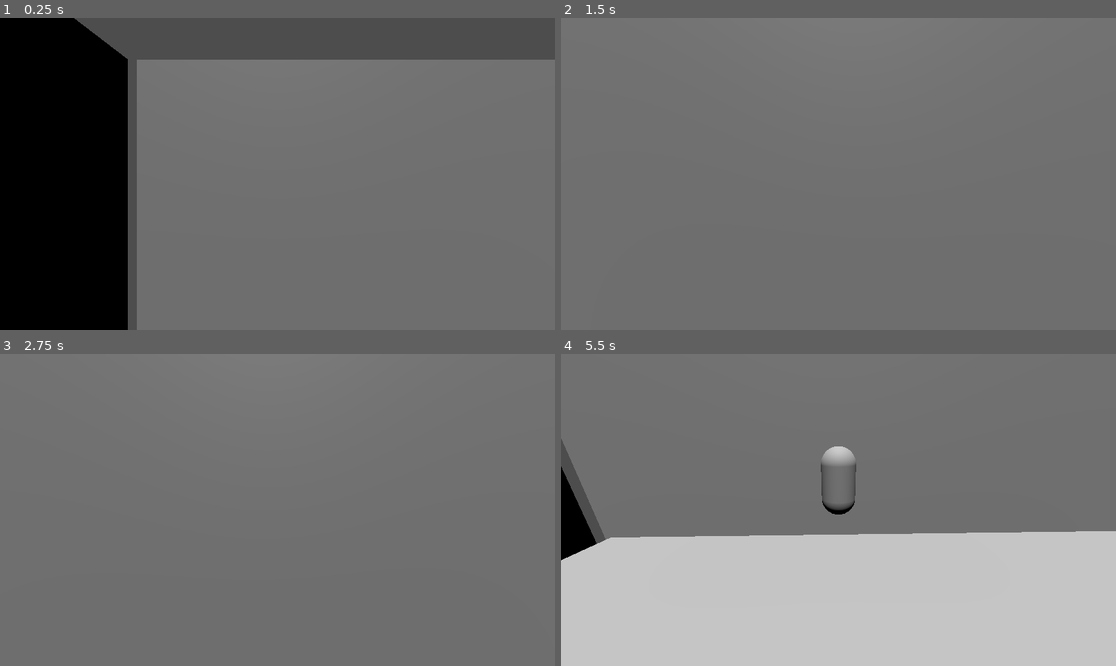
Above: before the commit, frames 1-4 (two rows, left to right).
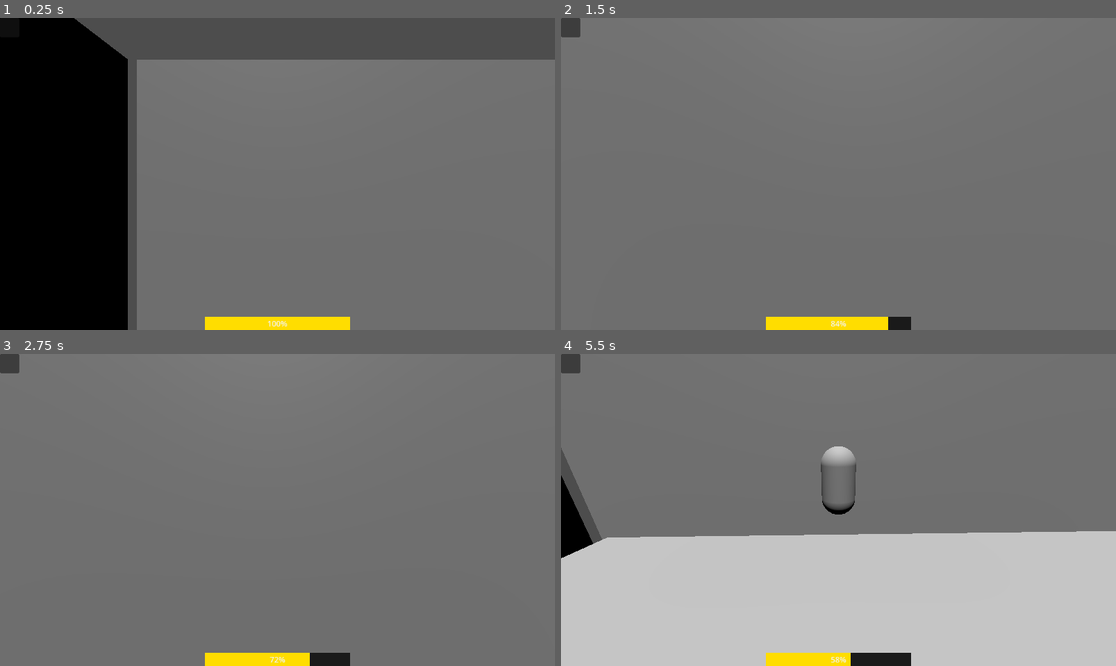
Above: after the commit, the same moments.

Repository: natmar68-cmyk/Rat_Trap
Game: Godot game, scene res://Scenes/kitchen.tscn
Same seed, same stepped clock (60 frames per second), same inputs: the game is played once before the commit and once after it.
Inputs (mouse positions are in pixels of both pictures, inside the frame that each line leads up to):
- Up to frame 1 (0.25 s): no input
- Up to frame 2 (1.5 s): move the mouse to (866, 174) at 0.52 s; hold Ctrl (sprint) 0.53-1.28 s; hold W (move_forward) from 0.53 s (still down); tap Space (jump) at 0.77, 0.8, 1.07, 1.35 s; move the mouse to (810, 174) at 1.27 s
- Up to frame 3 (2.75 s): keep holding W (move_forward); tap Space (jump) at 1.52, 1.82, 2.3 s; tap Ctrl (sprint) at 1.55 s; move the mouse to (288, 503) at 2.02 s; hold Ctrl (sprint) from 2.03 s (still down)
- Up to frame 4 (5.5 s): keep holding W (move_forward); move the mouse to (832, 516) at 2.77 s; release Ctrl (sprint) at 2.78 s; tap F (toggle_camera) at 2.85 s; tap Space (jump) at 3.02, 3.32, 3.77, 3.8, 4.07, 4.35, 4.52, 4.82, 5.3 s; tap Ctrl (sprint) at 3.05, 4.55 s; move the mouse to (877, 513) at 3.52 s; hold Ctrl (sprint) 3.53-4.28 s; move the mouse to (794, 506) at 4.27 s; move the mouse to (844, 510) at 5.02 s; hold Ctrl (sprint) from 5.03 s (still down)

The runs differ from the first frame. In frame 1, 1.1% of the frame differs, in the area x 36-64%, y 95-100%; in frame 2, 1.3%; in frame 3, 1.3%; in frame 4, 1.8%, in the area x 0-93%, y 0-100%.

Commit message:
Stamina Bar For Sprinting Works

Diff:
--- a/Scenes/player.tscn
+++ b/Scenes/player.tscn
@@ -8,6 +8,13 @@
 radius = 0.2
 
 [sub_resource type="CapsuleMesh" id="CapsuleMesh_v0iea"]
+
+[sub_resource type="StyleBoxFlat" id="StyleBoxFlat_v0iea"]
+bg_color = Color(0.101960786, 0.101960786, 0.101960786, 1)
+
+[sub_resource type="StyleBoxFlat" id="StyleBoxFlat_cvnsp"]
+bg_color = Color(1, 0.8666667, 0, 1)
+corner_detail = 6
 
 [node name="Player" type="CharacterBody3D" unique_id=757251869]
 script = ExtResource("1_v0iea")
@@ -29,3 +36,33 @@
 
 [node name="MeshInstance3D" type="MeshInstance3D" parent="." unique_id=1447038475]
 mesh = SubResource("CapsuleMesh_v0iea")
+
+[node name="CanvasLayer" type="CanvasLayer" parent="." unique_id=1183112665]
+
+[node name="Control" type="Control" parent="CanvasLayer" unique_id=1884782029]
+layout_mode = 3
+anchors_preset = 0
+offset_right = 40.0
+offset_bottom = 40.0
+
+[node name="Panel" type="Panel" parent="CanvasLayer/Control" unique_id=1266378286]
+layout_mode = 0
+offset_right = 40.0
+offset_bottom = 40.0
+
+[node name="ProgressBar" type="ProgressBar" parent="CanvasLayer/Control" unique_id=814686111]
+custom_minimum_size = Vector2(300, 20)
+layout_mode = 1
+anchors_preset = 7
+anchor_left = 0.5
+anchor_top = 1.0
+anchor_right = 0.5
+anchor_bottom = 1.0
+offset_left = 406.0
+offset_top = 581.0
+offset_right = 706.0
+offset_bottom = 608.0
+grow_horizontal = 2
+grow_vertical = 0
+theme_override_styles/background = SubResource("StyleBoxFlat_v0iea")
+theme_override_styles/fill = SubResource("StyleBoxFlat_cvnsp")
--- a/Scripts/player.gd
+++ b/Scripts/player.gd
@@ -10,9 +10,17 @@
 const MOUSE_SENSITIVITY = 0.002
 const PITCH_LIMIT = deg_to_rad(89)
 
+# Stamina
+const STAMINA_MAX = 100.0
+const STAMINA_DRAIN = 25.0
+const STAMINA_REGEN = 15.0
+var stamina := STAMINA_MAX
+var exhausted := false  # locked out of sprinting until full regen
+
 @onready var head: Node3D = $Head
 @onready var fp_camera: Camera3D = $Head/Camera3D
 @onready var body_mesh: MeshInstance3D = $MeshInstance3D
+@onready var stamina_bar: ProgressBar = $CanvasLayer/Control/ProgressBar
 
 var tp_camera: Camera3D = null
 var is_first_person := true
@@ -24,9 +32,10 @@
 		tp_camera = spring_arm.get_node_or_null("Camera3D")
 	fp_camera.make_current()
 	body_mesh.visible = false
+	stamina_bar.max_value = STAMINA_MAX
+	stamina_bar.value = stamina
 
 func _input(event: InputEvent) -> void:
-	# Toggle first/third person
 	if Input.is_action_just_pressed("toggle_camera"):
 		if tp_camera == null:
 			print("No third person camera found! Check your scene tree.")
@@ -39,13 +48,11 @@
 			tp_camera.make_current()
 			body_mesh.visible = true
 
-	# Mouse look
 	if event is InputEventMouseMotion and Input.get_mouse_mode() == Input.MOUSE_MODE_CAPTURED:
 		rotate_y(-event.relative.x * MOUSE_SENSITIVITY)
 		head.rotate_x(-event.relative.y * MOUSE_SENSITIVITY)
 		head.rotation.x = clamp(head.rotation.x, -PITCH_LIMIT, PITCH_LIMIT)
 
-	# Toggle mouse capture
 	if Input.is_action_just_pressed("ui_cancel"):
 		if Input.get_mouse_mode() == Input.MOUSE_MODE_CAPTURED:
 			Input.set_mouse_mode(Input.MOUSE_MODE_VISIBLE)
@@ -57,16 +64,21 @@
 	if not is_on_floor():
 		velocity.y -= GRAVITY * delta
 
-	# Debug
-	if Input.is_action_just_pressed("jump"):
-		print("jump pressed, on_floor: ", is_on_floor(), " velocity: ", velocity)
+	# Stamina
+	var can_sprint = Input.is_action_pressed("sprint") and stamina > 0 and not exhausted
+	if can_sprint:
+		stamina = max(stamina - STAMINA_DRAIN * delta, 0)
+		if stamina == 0:
+			exhausted = true  # hit zero, lock sprint until fully refilled
+	else:
+		stamina = min(stamina + STAMINA_REGEN * delta, STAMINA_MAX)
+		if exhausted and stamina == STAMINA_MAX:
+			exhausted = false  # fully refilled, can sprint again
 
-	# Jump
-	if Input.is_action_just_pressed("jump") and is_on_floor():
-		velocity.y = JUMP_VELOCITY
+	stamina_bar.value = stamina
 
 	# Movement
-	var speed = SPRINT_SPEED if Input.is_action_pressed("sprint") else SPEED
+	var speed = SPRINT_SPEED if can_sprint else SPEED
 	var input_dir := Input.get_vector("move_left", "move_right", "move_forward", "move_back")
 	var direction = (transform.basis * Vector3(input_dir.x, 0, input_dir.y)).normalized()
 
@@ -78,3 +90,8 @@
 		velocity.z = move_toward(velocity.z, 0, speed)
 
 	move_and_slide()
+
+	# Jump
+	if Input.is_action_just_pressed("jump") and is_on_floor():
+		velocity.y = JUMP_VELOCITY
+		move_and_slide()
